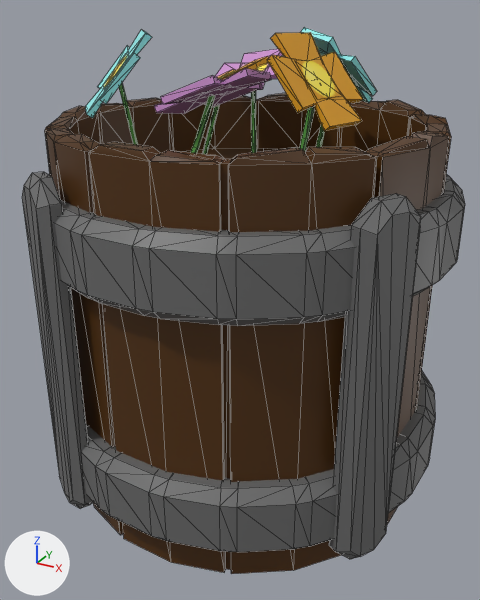
One commit to the FBX model StortSpelprojekt/Project/Models/pot.fbx: the scene before it, then after it.
Camera for both pictures: a camera (50 mm lens) standing at (0.00854, -0.01597, 0.01339) and looking at (-0.00001, -0.00043, 0.00562). Every picture has the same lights, and +X, +Y and +Z are marked at lower left. Mesh edges are drawn as thin lines. Where no turn or scale is listed for an object, it has been applied to the vertices.

In view in the first picture: 'pot'.
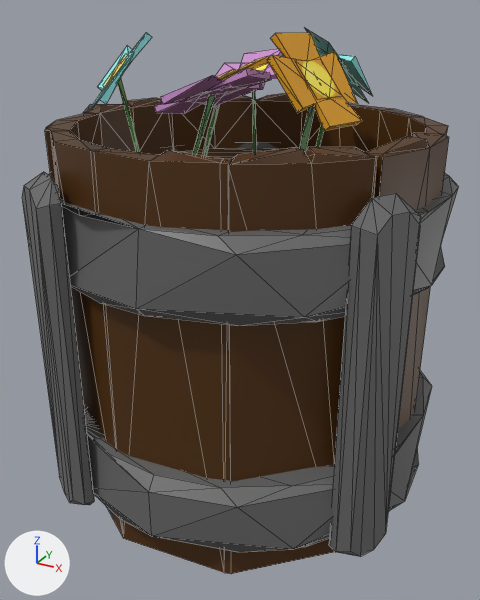
Commit message: added pot

Where the change shows, as pixel boxes (x1, y1, x2, y2) in the pictures (480 x 600 px):
'pot', reshaped
    before: (22, 27, 465, 574)
    after: (22, 27, 459, 574)
part 1 of me_mesh, deleted
    before: (24, 27, 465, 574)

The change, as a list of edits to the scene's bpy script:
```text
Change me_mesh:
    used by ob_pot; location = (0.0, 0.0, 0.00647)
    remove me_mesh.from_pydata(...)  # 1229 vertices, 2142 faces; spans x -0.00573..0.00573, y -0.00573..0.00573, z -0.00644..0.00644
    add me_mesh.from_pydata(...)  # 614 vertices, 970 faces; spans x -0.00573..0.00557, y -0.00573..0.00573, z -0.00644..0.00644
    me_mesh part 1: 615 vertices removed from x -0.00573..0.00573, y -0.00573..0.00573, z -0.00644..0.00643
```
